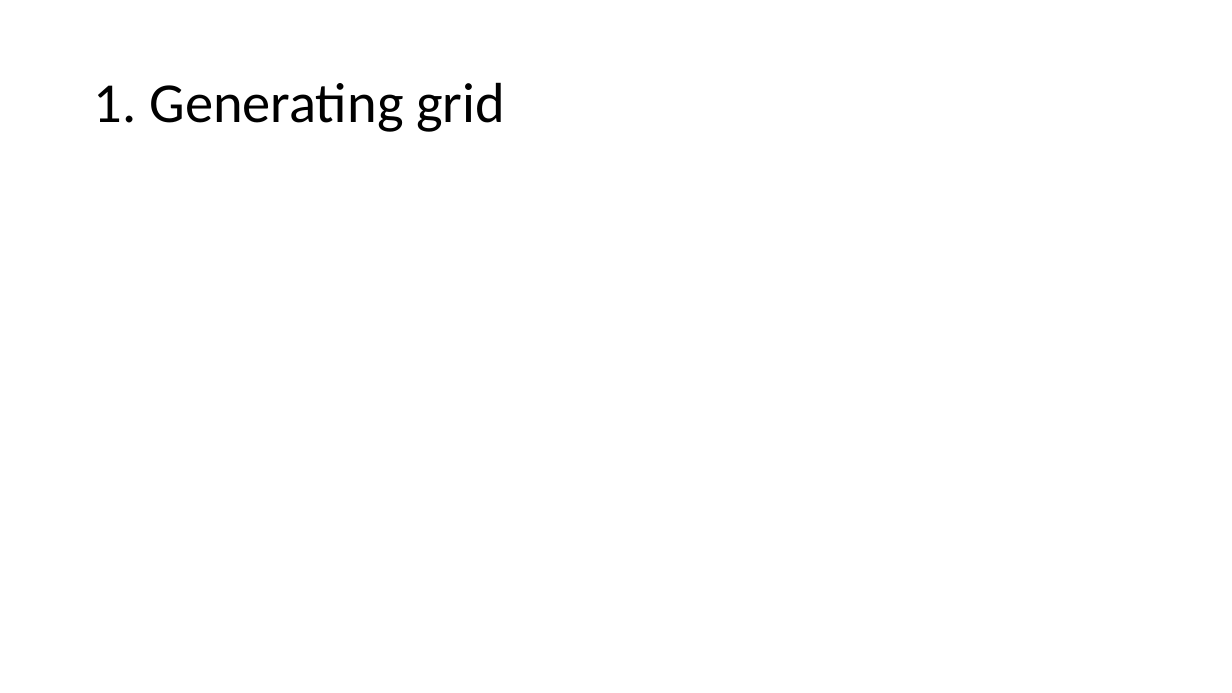
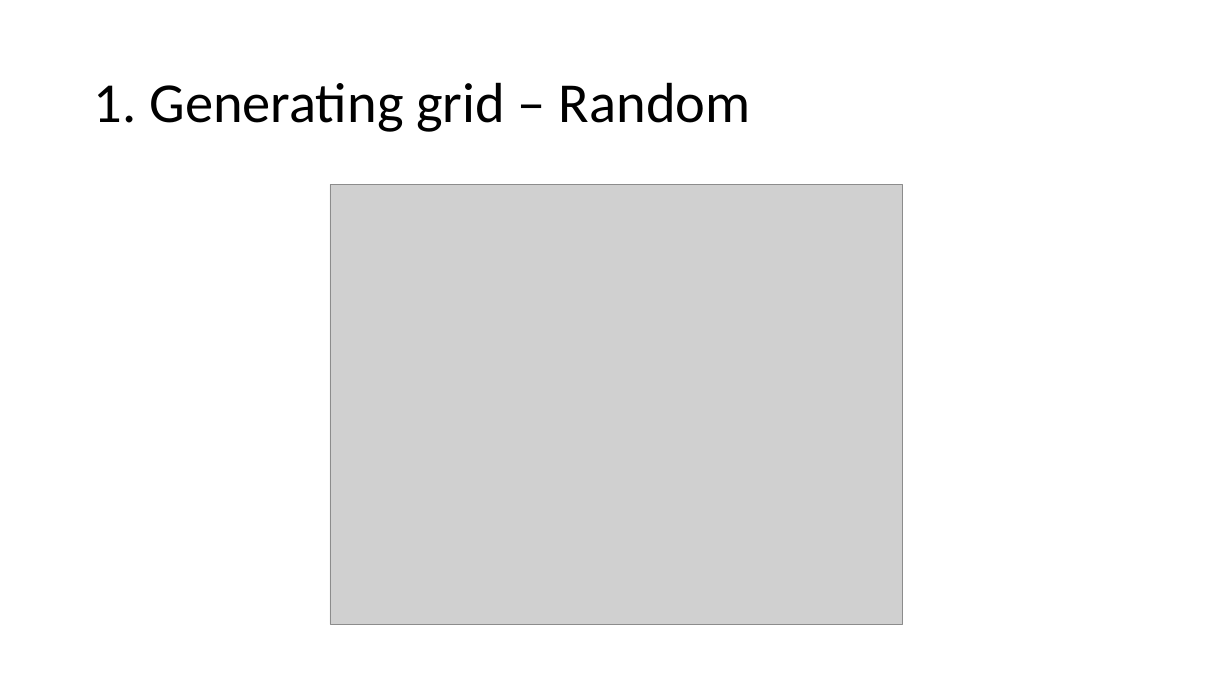
Before and after one commit to palikrushev/WifiLocalization, a slide deck: slide 5 of Wifi Localization.pptx (slide 4 before the commit). Drawn at 1232x693 pixels with LibreOffice and Linux fonts; fonts in the diff are those of the drawing; grey boxes stand for pictures. Boxes give left, top, right and bottom in pixels: in the first picture for what was removed or moved away, otherwise in the second. Text is boxed around its words. In the diff, an @@ line names an element or a change of style, - is before the commit and + after.

```diff
--- a/Wifi Localization.pptx
+++ b/Wifi Localization.pptx
@@ title at <box>94,82,751,132</box>: text changed @@
-1. Generating grid
+1. Generating grid – Random
@@ picture added at <box>330,185,902,625</box> @@
```
Also in this commit, not shown: 5 other slides changed, 1 slide added, 1 other file.
